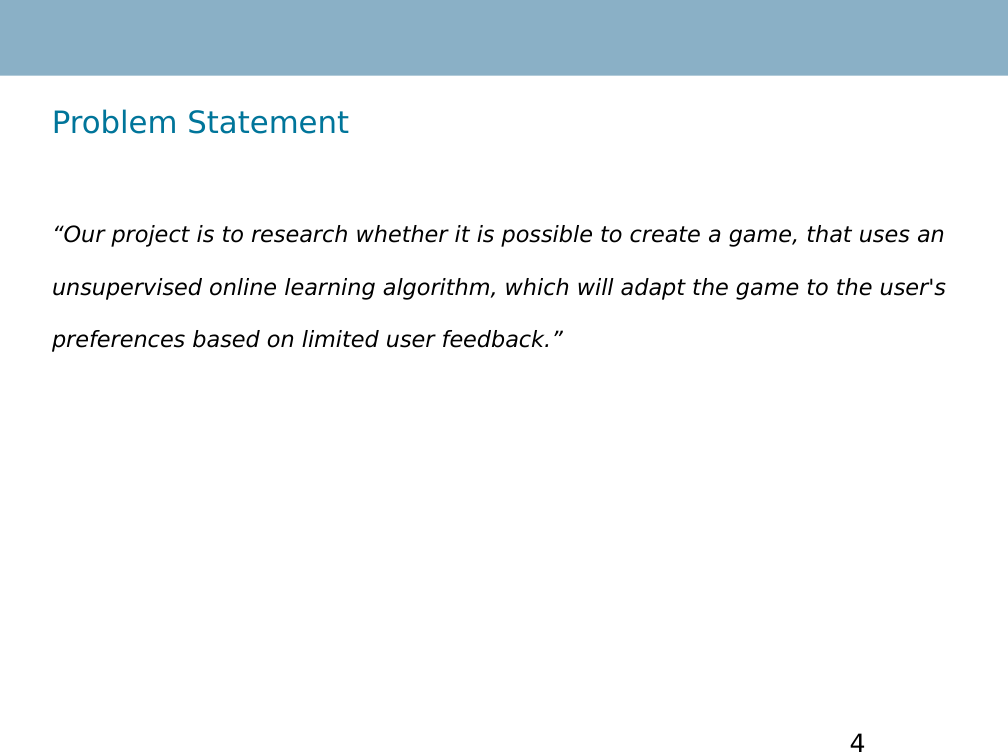
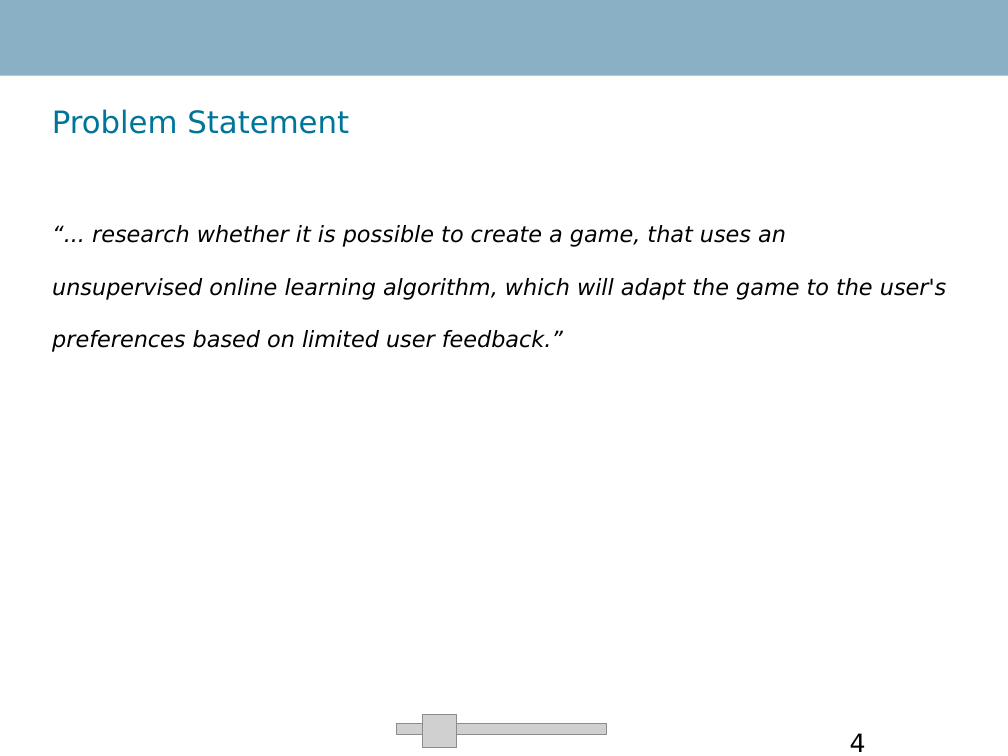
Before and after one commit to RobinTo/AdaptiveGame, a slide deck: slide 4 of IKT411 Advanced Project Report/presentation.ppt. Drawn at 1008x756 pixels with LibreOffice and Linux fonts; fonts in the diff are those of the drawing; grey boxes stand for pictures; background and template pictures are left out. Boxes give left, top, right and bottom in pixels: in the first picture for what was removed or moved away, otherwise in the second. Text is boxed around its words. In the diff, an @@ line names an element or a change of style, - is before the commit and + after.

```diff
--- a/IKT411 Advanced Project Report/presentation.ppt
+++ b/IKT411 Advanced Project Report/presentation.ppt
@@ text at (92, 225, 786, 247): text changed @@
-“Our project is to research whether it is possible to create a game, that uses an
+“... research whether it is possible to create a game, that uses an
@@ picture added at (422, 715, 456, 748) @@
@@ picture added at (397, 724, 607, 734) @@
```
Also in this commit, not shown: 12 other slides changed, 2 slides added, 2 other files.
